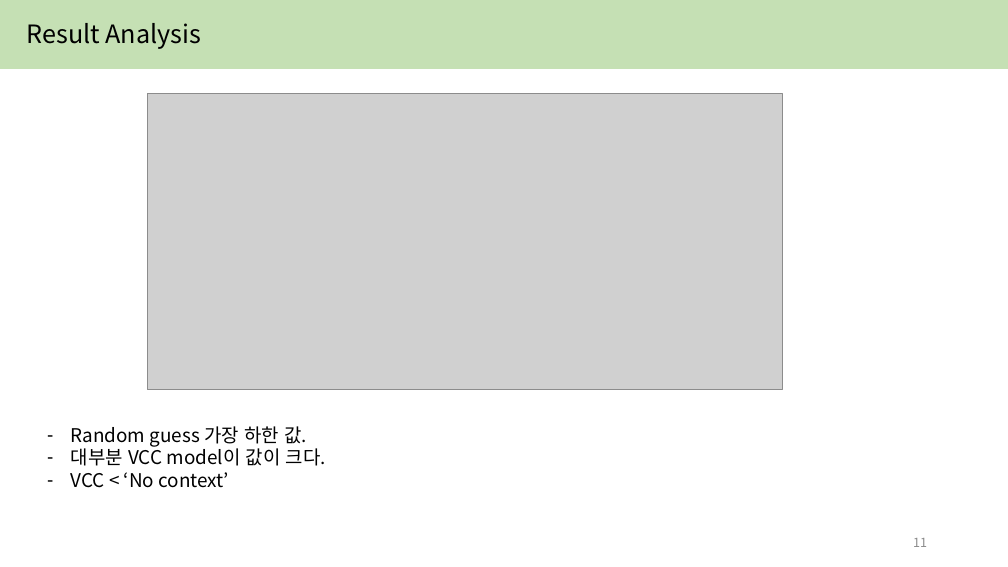
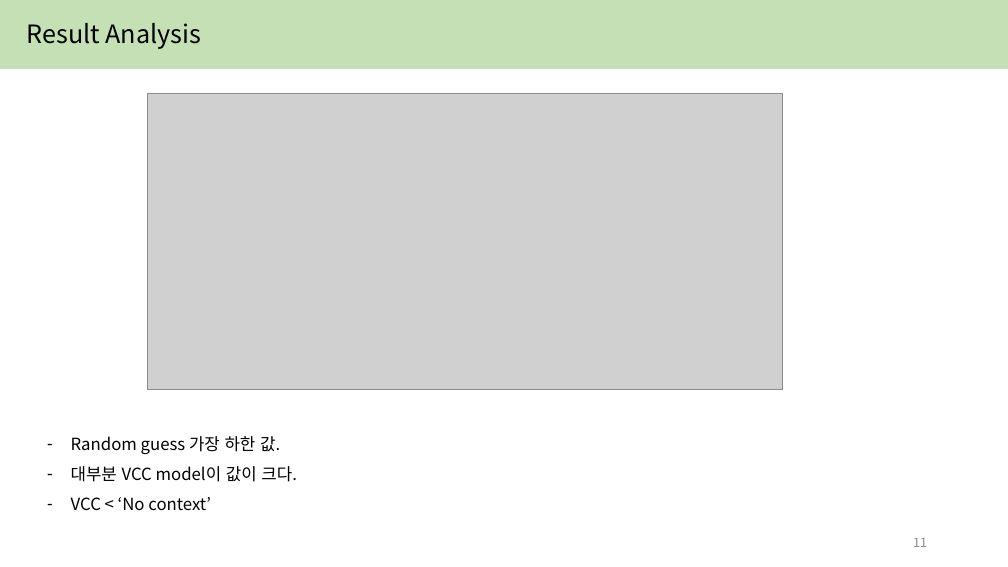
Before and after one commit to yejin087/study_image_caption, a slide deck: slide 11 of 3주차.pptx. Drawn at 1008x567 pixels with LibreOffice and Linux fonts; fonts in the diff are those of the drawing; grey boxes stand for pictures. Boxes give left, top, right and bottom in pixels: in the first picture for what was removed or moved away, otherwise in the second. Text is boxed around its words. In the diff, an @@ line names an element or a change of style, - is before the commit and + after.

```diff
--- a/3주차.pptx
+++ b/3주차.pptx
@@ text "Random guess 가장 하한 값." at (71,436,297,511): size 18 to 16 pt; line spacing 1 to 1.5 @@
```
Also in this commit, not shown: 7 other slides changed, 4 other files.
